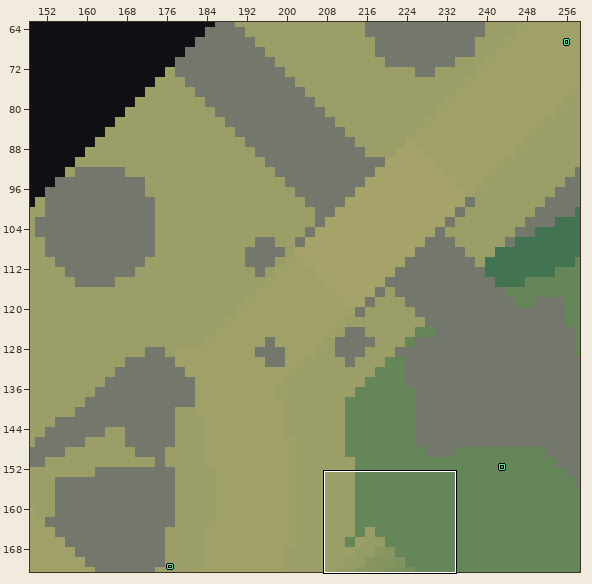
Level history. LDtk project: game/content/maps/world.ldtk. Above: a wide view before the commit, with the close-up outlined.
Close-up. Earlier state:
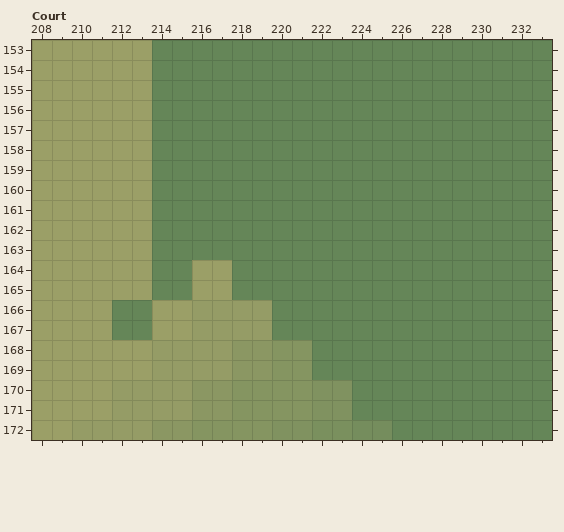
Cells are 10x10 px. Shown: Court x 208..233, y 153..172. The commit also changed other parts of the map, which this record leaves out.
Once edited:
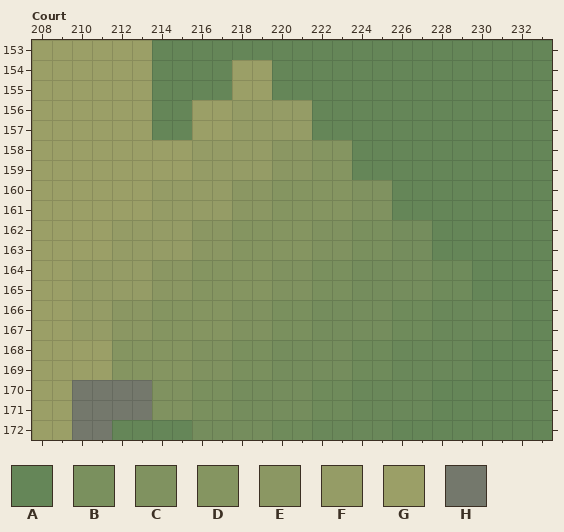
Key: from "Height": A 26 "t26", B 30 "t30", C 31 "t31", D 32 "t32", E 33 "t33", F 35 "t35", G 36 "t36"; from "Terrain": H 1 "rock".
_ is an empty cell, # one hidden under a higher layer.
Tiles replaced or removed in this view: A, E, F, G.
Diff:
Changed rows in their new state; . is an unchanged cell.
Layer "Height":
first column x 210:
154 ........GG......
155 ........GG......
156 ......GGFFFF....
157 ......GGFFFF....
158 ....GGFFFFEEDD..
159 ....GGFFFFEEDD..
160 ....FFFFEEDDDDCC
161 ....FFFFEEDDDDCC
162 ....FFEEDDDDCCBB
163 ....FFEEDDDDCCBB
164 ....EEDDDDCCBB..
165 ....EEDDDDCCBB..
166 ..EEDD..CCBB....
167 ..EEDD..CCBB....
168 ..DD..CC........
169 ..DD..CC........
170 ####CC..........
171 ####CC..........
172 ##AAAA..........
Layer "Terrain":
first column x 210:
170 HHHH
171 HHHH
172 HH..
Where, in picture pixels (left, top, right, bottom), the same in both close-ups:
changed: (72, 60, 392, 440)
